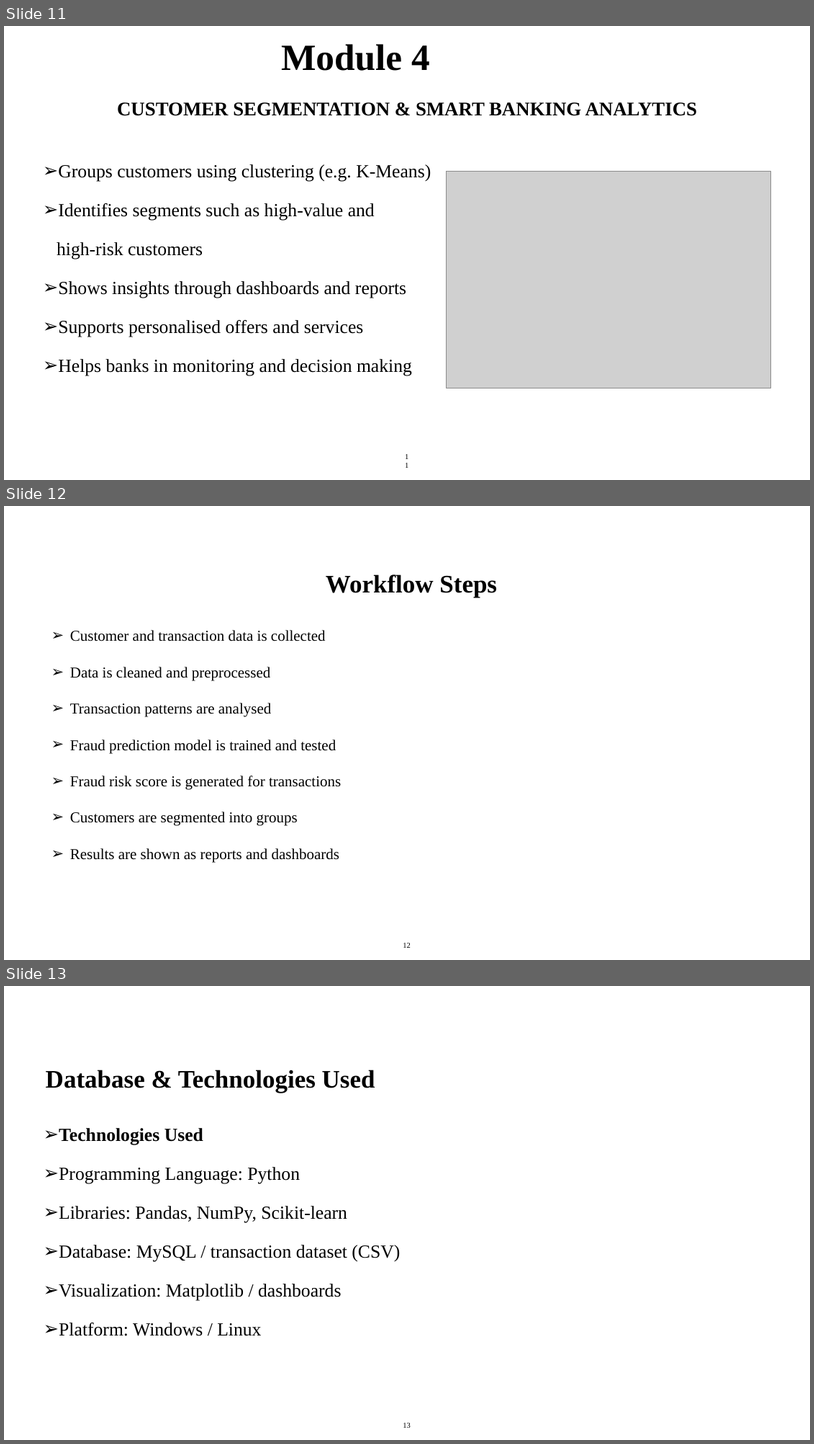
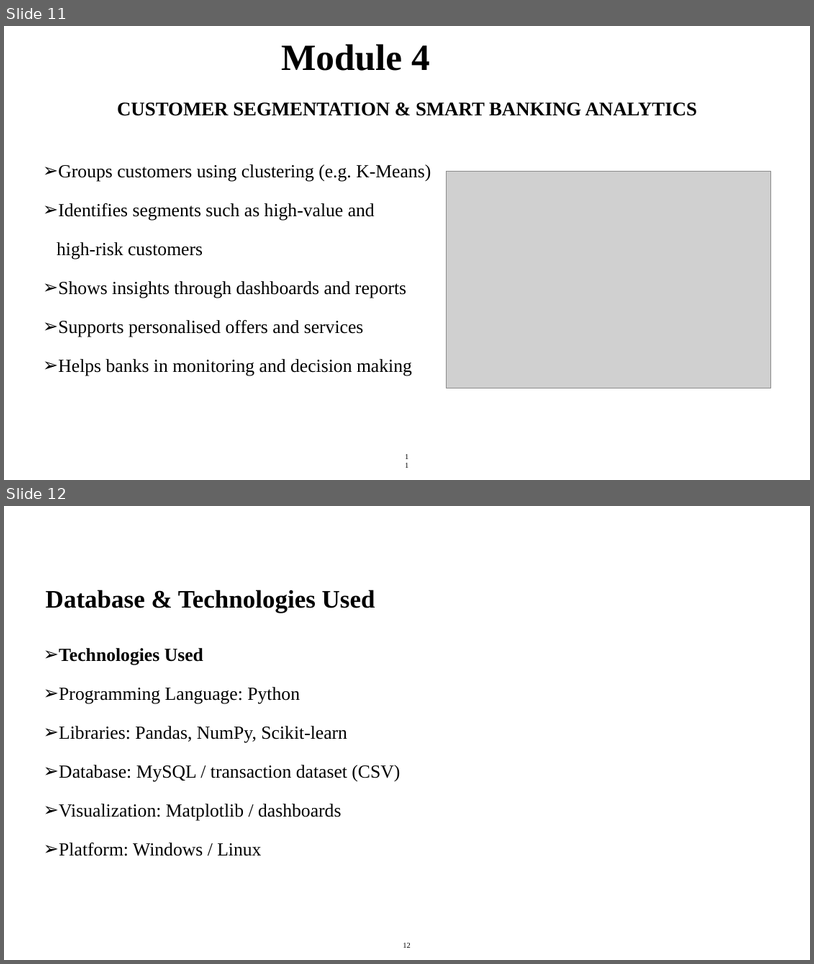
Before and after one commit to BALUV456/CSA1613-DWDM, a slide deck: CAPSTONE/ppt.pptx. Shown one above the other, each under a label of ours: slides 11, 12 and 13 before the commit, slides 11 and 12 after it. The pictures are 814x1444 and 814x964 pixels, drawn with LibreOffice and Linux fonts; fonts in the diff are those of the drawing; grey boxes stand for pictures; background and template pictures are left out. Boxes give left, top, right and bottom in pixels: in the first picture for what was removed or moved away, otherwise in the second. Text is boxed around its words. In the diff, an @@ line names an element or a change of style, - is before the commit and + after.

```diff
--- a/CAPSTONE/ppt.pptx
+++ b/CAPSTONE/ppt.pptx
@@ slide 12 removed at [4, 506, 810, 960], background #FFFFFF @@
@@ title removed at [326, 574, 497, 598] @@
-Workflow Steps
@@ text removed at [70, 630, 341, 862] @@
-➢ Customer and transaction data is collected
-➢ Data is cleaned and preprocessed
-➢ Transaction patterns are analysed
-➢ Fraud prediction model is trained and tested
-➢ Fraud risk score is generated for transactions
-➢ Customers are segmented into groups
-➢ Results are shown as reports and dashboards
@@ page number removed at [403, 942, 410, 947] @@
-12
@@ what was slide 13 is now slide 12 @@
@@ page number at [403, 942, 410, 947]: text changed @@
-13
+12
```
Also in this commit, not shown: 2 slides changed.
